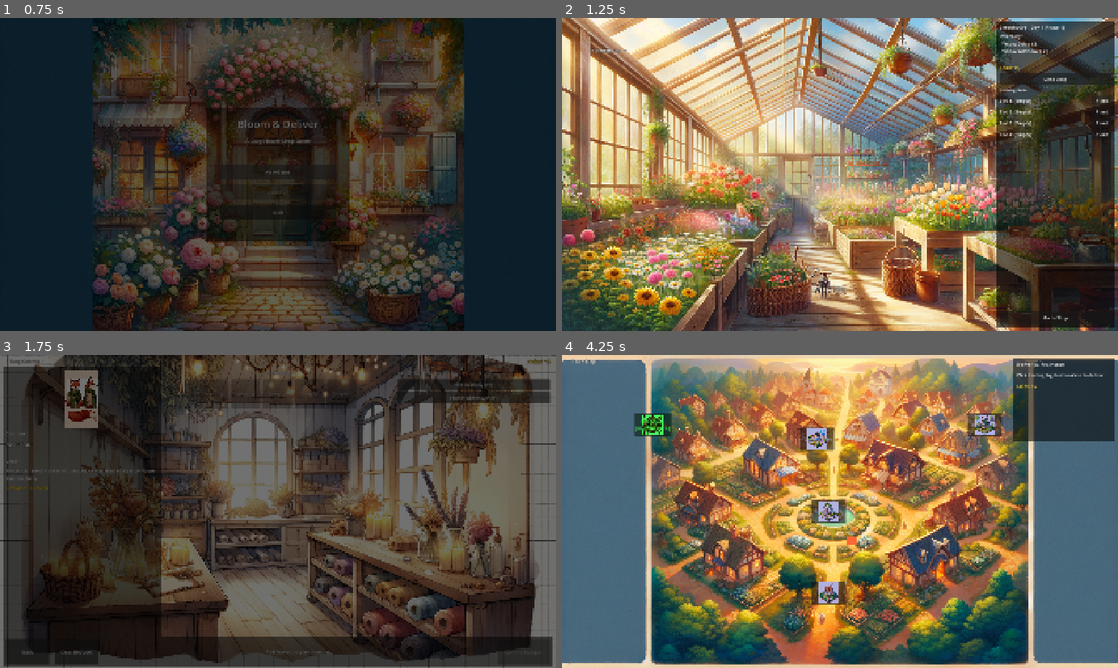
Above: before the commit, frames 1-4 (two rows, left to right).
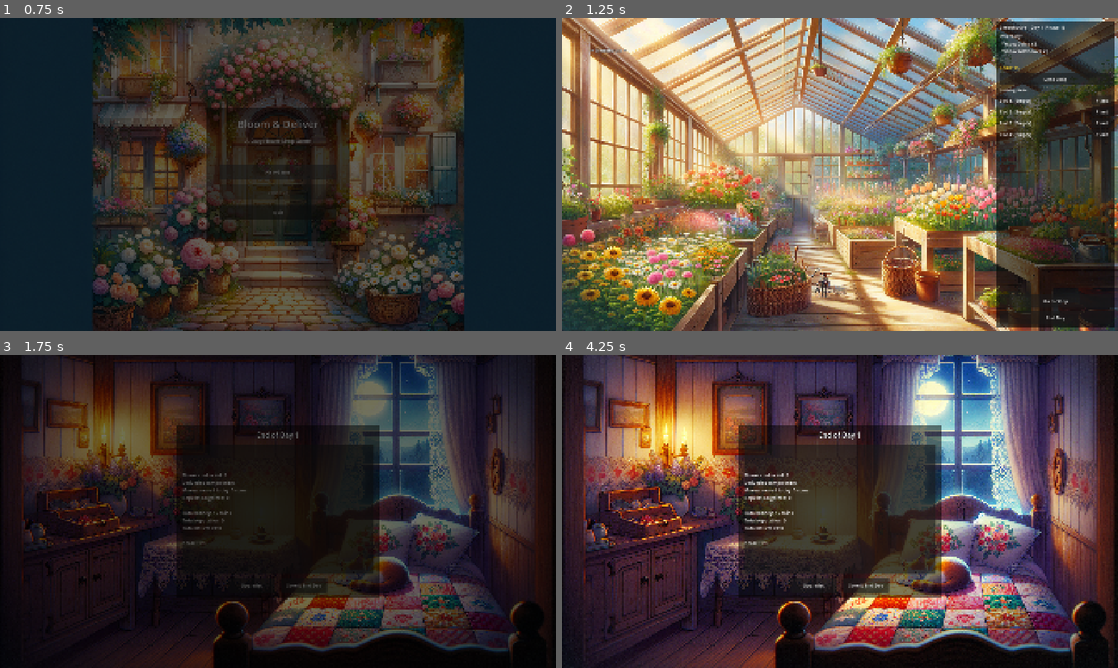
Above: after the commit, the same moments.

Repository: RobiwanKanobi/BloomAndDeliver
Game: Godot game, scene res://scenes/menus/MainMenu.tscn
The game is run twice, just before and just after one commit, with the same random seed, the same clock (stepped at 60 frames per second) and the same inputs.
Inputs (mouse positions are in pixels of both pictures, inside the frame that each line leads up to):
- Up to frame 1 (0.75 s): click "New Game" at 0.5 s
- Up to frame 2 (1.25 s): no input
- Up to frame 3 (1.75 s): click (494, 655) at 1.25 s, where only the run after the commit has a clickable "End Day"
- Up to frame 4 (4.25 s): click (1034, 386) at 2 s, where only the run before the commit has a clickable "Yellow Daisy (x2)"; click (1084, 652) at 2.75 s, where only the run before the commit has a clickable "Confirm Bouquet"; click (1084, 652) at 3.5 s, where only the run before the commit has a clickable "Go to Town Map"

Frame 1 is identical in both runs. In frame 2, 0.2% of the frame differs, in the area x 79-91%, y 88-97%; in frame 3, 76%; in frame 4, 98%, in the area x 0-100%, y 0-100%.
Error in both runs: Invalid assignment of property or key 'allowed_phases' with value of type 'Array' on a base object of type 'Resource (OrderTemplateData)'. (res://autoload/Cont…

Commit message:
Fix softlock: add End Day button and Back to Shop after delivery
- Add 'End Day' button in Greenhouse so players can advance days without completing deliveries (fixes softlock when orders can't be fulfilled)
- Add 'Back to Shop' button on Town Map after delivery when more orders remain (enables multiple deliveries per day)
- Remove inventory requirement for 'Go to Shop' button (let players view orders freely)

Co-authored-by: RobiwanKanobi <RobiwanKanobi@users.noreply.github.com>

Diff:
--- a/scenes/greenhouse/Greenhouse.tscn
+++ b/scenes/greenhouse/Greenhouse.tscn
@@ -79,3 +79,8 @@
 layout_mode = 2
 custom_minimum_size = Vector2(200, 50)
 text = "Go to Shop"
+
+[node name="GoToBedButton" type="Button" parent="CanvasLayer/UI"]
+layout_mode = 2
+custom_minimum_size = Vector2(200, 50)
+text = "End Day"
--- a/scripts/gameplay/Greenhouse.gd
+++ b/scripts/gameplay/Greenhouse.gd
@@ -6,6 +6,7 @@
 @onready var _title_label: Label = $CanvasLayer/UI/TitleLabel
 @onready var _seed_shop_button: Button = $CanvasLayer/UI/SeedShopButton
 @onready var _slots_container: VBoxContainer = $CanvasLayer/UI/SlotsContainer
+@onready var _go_to_bed_button: Button = $CanvasLayer/UI/GoToBedButton
 
 var _seed_shop_open: bool = false
 var _seed_shop_panel: Control
@@ -13,6 +14,7 @@
 
 func _ready() -> void:
 	_go_to_shop_button.pressed.connect(_on_go_to_shop)
+	_go_to_bed_button.pressed.connect(_on_go_to_bed)
 	_seed_shop_button.pressed.connect(_toggle_seed_shop)
 	GameState.inventory_changed.connect(_refresh_ui)
 	_title_label.text = "Greenhouse - Day %d (Phase %d)" % [GameState.current_day, GameState.get_game_phase()]
@@ -166,10 +168,14 @@
 			var name_str = flower.display_name if flower else item.id
 			text += "  %s x%d\n" % [name_str, item.quantity]
 		_inventory_label.text = text
-	_go_to_shop_button.disabled = inv.size() == 0
+	_go_to_shop_button.disabled = false
 	_money_label.text = "Coins: %d" % GameState.money
 	_refresh_slots()
 
 
 func _on_go_to_shop() -> void:
 	SceneRouter.go_to_shop_counter()
+
+
+func _on_go_to_bed() -> void:
+	SceneRouter.go_to_bed_hub()
--- a/scripts/gameplay/TownMap.gd
+++ b/scripts/gameplay/TownMap.gd
@@ -131,6 +131,11 @@
 	var next = GameState.get_next_order()
 	if next:
 		_status_label.text += "\nMore orders waiting at the shop!"
+		var back_btn := Button.new()
+		back_btn.text = "Back to Shop"
+		back_btn.custom_minimum_size = Vector2(200, 50)
+		back_btn.pressed.connect(func(): SceneRouter.go_to_shop_counter())
+		$CanvasLayer/UI.add_child(back_btn)
 
 
 func _update_destination_display() -> void:
Not shown, added: assets/art/characters/bear_portrait.png.import
Not shown, added: assets/art/characters/otter_portrait.png.import
Not shown, added: assets/art/characters/rabbit_portrait.png.import
Not shown, added: assets/art/characters/sparrow_portrait.png.import
Not shown, added: assets/art/flowers/bluebell_blue_icon.png.import
Not shown, added: assets/art/flowers/carnation_pink_icon.png.import
Not shown, added: assets/art/flowers/chrysanthemum_yellow_icon.png.import
Not shown, added: assets/art/flowers/clover_green_icon.png.import
Not shown, added: assets/art/flowers/lavender_purple_icon.png.import
Not shown, added: assets/art/flowers/lily_white_icon.png.import
Not shown, added: assets/art/flowers/marigold_orange_icon.png.import
Not shown, added: assets/art/flowers/peony_pink_icon.png.import
(and 9 more such lines)
